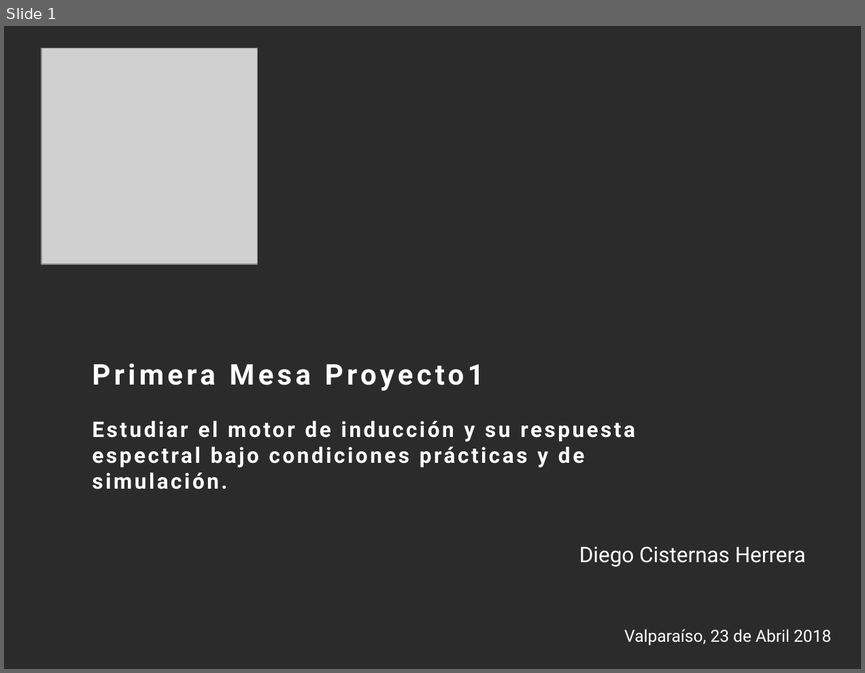
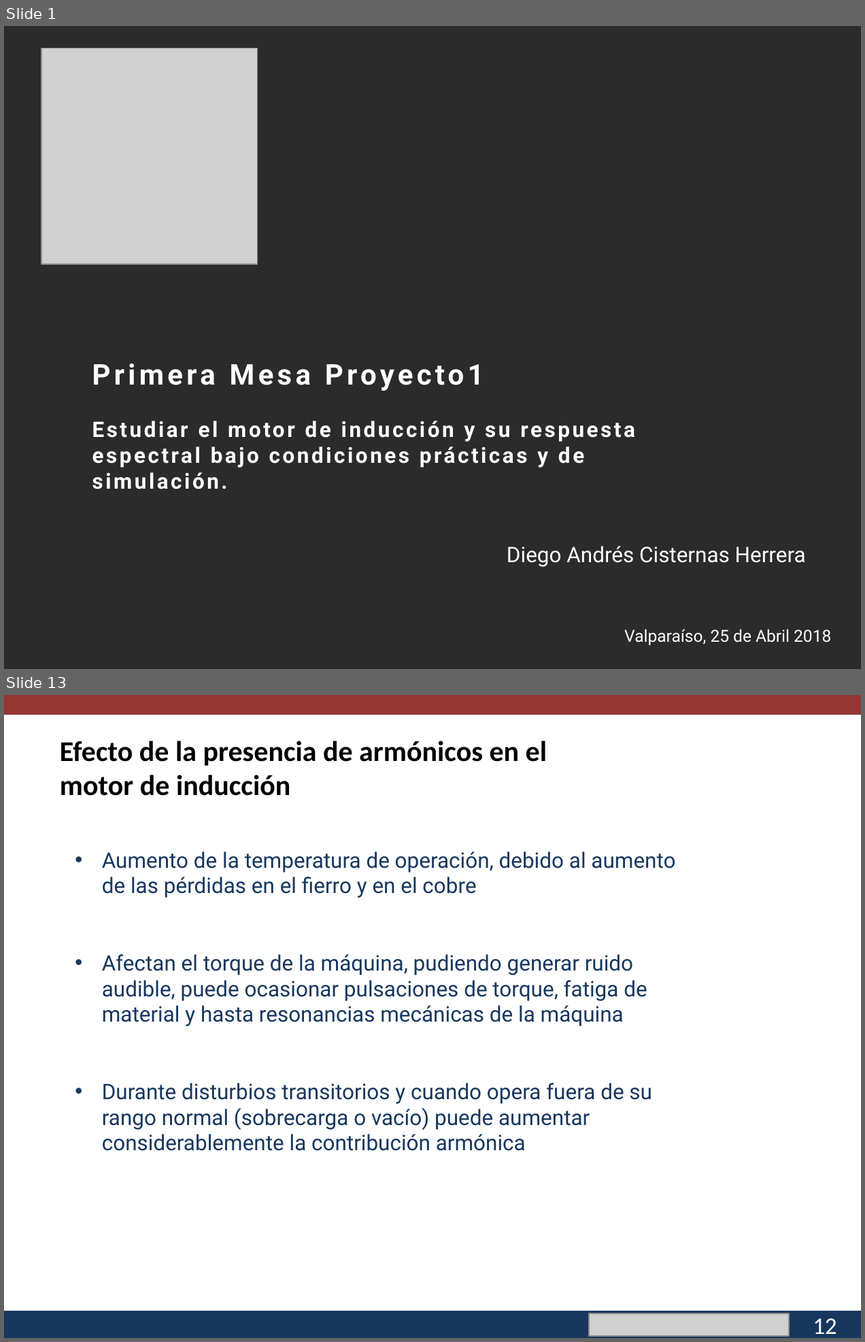
Before and after one commit to cisternashdiego/Proyecto1, a slide deck: Primera mesa.pptx. Shown one above the other, each under a label of ours: slide 1 before the commit, slides 1 and 13 after it; the slides between them are not shown. The pictures are 865x673 and 865x1342 pixels, drawn with LibreOffice and Linux fonts; fonts in the diff are those of the drawing; grey boxes stand for pictures; background and template pictures are left out; a plain dark background stands for a picture behind light text. Boxes give left, top, right and bottom in pixels: in the first picture for what was removed or moved away, otherwise in the second. Text is boxed around its words. In the diff, an @@ line names an element or a change of style, - is before the commit and + after.

```diff
--- a/Primera mesa.pptx
+++ b/Primera mesa.pptx
@@ slide 13 added at <box>4,695,861,1338</box>, background #FFFFFF @@
@@ rectangle added at <box>4,695,861,715</box>, fill #953735 @@
@@ text added at <box>60,741,547,796</box>, 24 pt, text #000000, bold @@
+    Efecto de la presencia de armónicos en el motor de inducción
@@ text added at <box>102,851,675,1151</box>, 18 pt, text #17375E @@
+• Aumento de la temperatura de operación, debido al aumento de las pérdidas en el fierro y en el cobre
+• Afectan el torque de la máquina, pudiendo generar ruido audible, puede ocasionar pulsaciones de torque, fatiga de material y hasta resonancias mecánicas de la máquina
+• Durante disturbios transitorios y cuando opera fuera de su rango normal (sobrecarga o vacío) puede aumentar considerablemente la contribución armónica
@@ rectangle added at <box>4,1310,861,1338</box>, fill #17375E @@
@@ picture added at <box>588,1312,788,1335</box> @@
@@ text added at <box>718,1311,861,1338</box>, 11 pt, text #FFFFFF @@
+pucv.cl
@@ text added at <box>813,1318,836,1334</box>, 20 pt, text #FFFFFF @@
+12
@@ slide 1 changed as well @@
@@ text at <box>507,546,806,567</box>: text changed @@
-Diego Cisternas Herrera
+Diego Andrés Cisternas Herrera
@@ text at <box>624,628,831,645</box>: text changed @@
-Valparaíso, 23 de Abril 2018
+Valparaíso, 25 de Abril 2018
```
Also in this commit, not shown: 16 other slides added, 1 slide removed, 2 other files.
